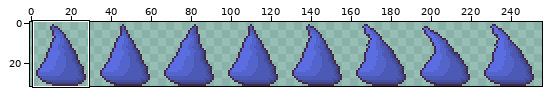
A sprite sheet gets an edit: assets/Sprites/Water-Spritesheet.png. Above, an overview of the earlier version with the close-up marked.
Close-up. The starting point:
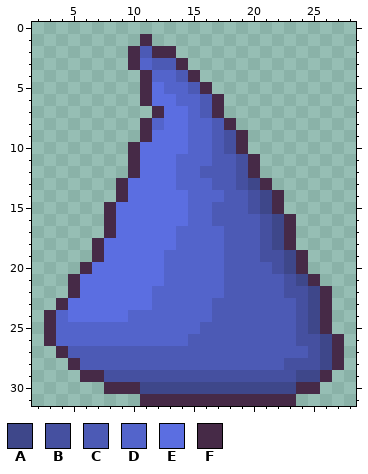
The file is 256x32 pixels. Shown: x 2..28, y 0..31. The commit also changed other parts of the picture, which this record leaves out.
Palette (. is transparent): A #3e478a  B #4550a0  C #4c5ab5  D #5364cb  E #5b6ee1  F #462a47
Pixels before, first column x 3:
 1 ........F................
 2 .......FCFF..............
 3 .......FDCCF.............
 4 ........FDDCF............
 5 ........FEDDCF...........
 6 ........FEEDDCF..........
 7 .........FEEDCF..........
 8 ........FDEEDDCF.........
 9 ........FEEEDDCBF........
10 .......FEEEEDDCBF........
11 .......FEEEDDDCCBF.......
12 .......FEEEDDCCCBF.......
13 ......FEEEEDDDCCBAF......
14 ......FEEEEEDDDCCBAF.....
15 .....FEEEEEEDDCCCBAF.....
16 .....FEEEEEEDDCCCCBAF....
17 .....FEEEEEDDDDCCCBAF....
18 ....FEEEEEEDDDDCCCBAF....
19 ....FEEEEEDDDDDCCCBBAF...
20 ...FEEEEEEDDDDDCCCCBAF...
21 ..FEEEEEEEDDDDDCCCCCBAF..
22 ..FEEEEEEDDDDDDCCCCCBBAF.
23 .FEEEEEEEDDDDDCCCCCCCBAF.
24 FDEEEEEDDDDDDDCCCCCCCBAF.
25 FDDDDDDDDDDDDCCCCCCCCBAF.
26 FDDDDDDDDDDDCCCCCCCCCBBAF
27 .FCCCCCCCCCCCCCCCCCCCCBAF
28 ..FCCCCCCCCCCCCCCCCCBBBAF
29 ...FFBBBBBBBBBBBBBBBBAAF.
30 .....FFFAAAAAAAAAAAAAFF..
31 ........FFFFFFFFFFFFF....
And afterwards:
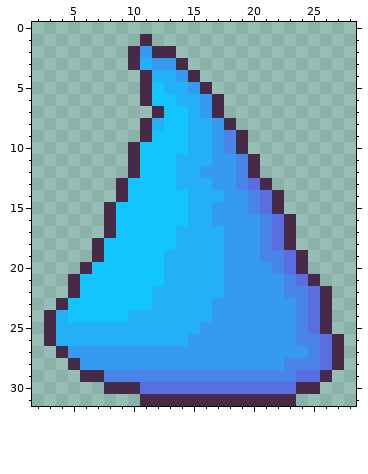
Change:
colour A: #3e478a -> #5b6ee1
colour B: #4550a0 -> #4984e8
colour C: #4c5ab5 -> #369af0
colour D: #5364cb -> #24b0f7
colour E: #5b6ee1 -> #11c6ff
Changed places in both close-ups, as pixel boxes (x1, y1, x2, y2):
changed: (56, 46, 332, 394)
